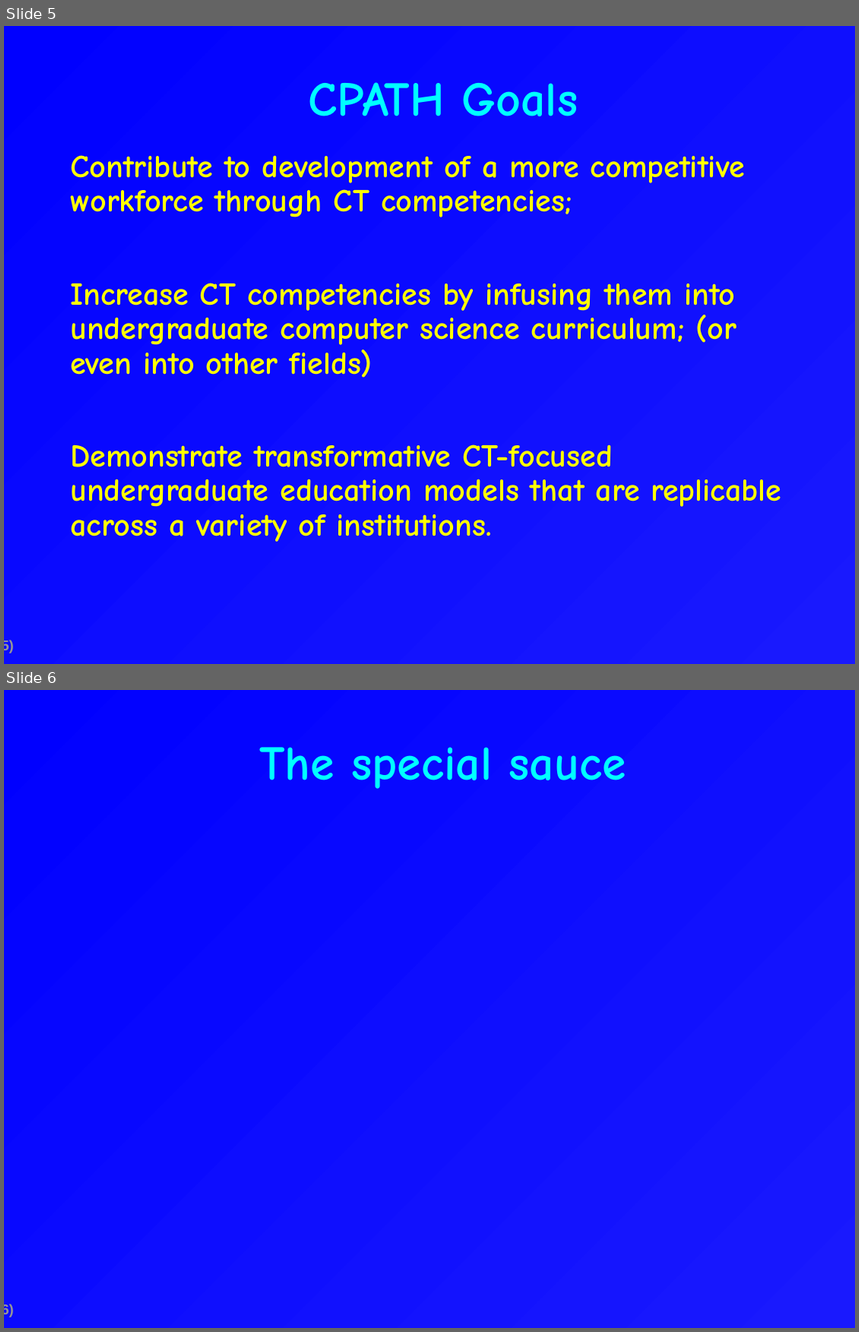
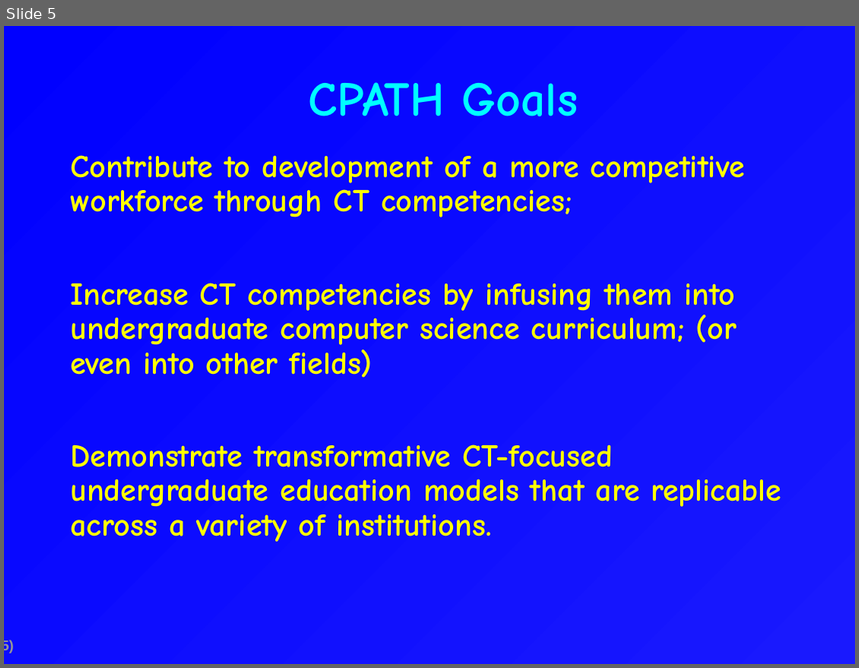
Before and after one commit to csdl/techreports, a slide deck: techreports/09-11/CPATH.Pitch.ppt. Shown one above the other, each under a label of ours: slides 5 and 6 before the commit, slide 5 after it. The pictures are 859x1332 and 859x668 pixels, drawn with LibreOffice and Linux fonts; fonts in the diff are those of the drawing. Boxes give left, top, right and bottom in pixels: in the first picture for what was removed or moved away, otherwise in the second. Text is boxed around its words. In the diff, an @@ line names an element or a change of style, - is before the commit and + after.

```diff
--- a/techreports/09-11/CPATH.Pitch.ppt
+++ b/techreports/09-11/CPATH.Pitch.ppt
@@ slide 6 removed at (x1=4, y1=690, x2=855, y2=1328), background gradient #1919FE to #0000FF; not listed: 1 template element that a slide beside it also shows @@
@@ title removed at (x1=259, y1=747, x2=626, y2=789) @@
-The special sauce
```
Also in this commit, not shown: 2 slides changed, 14 slides added, 1 other file.
